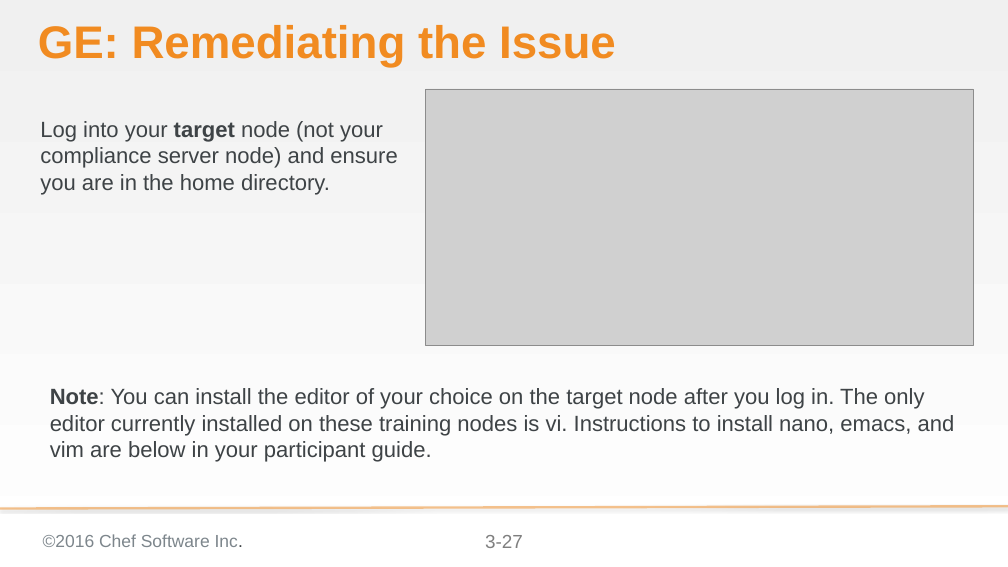
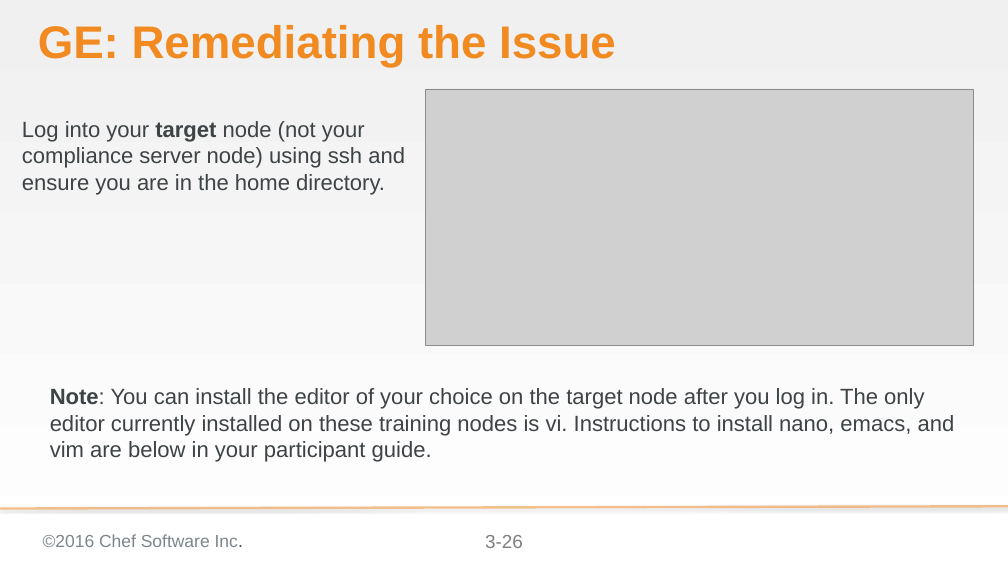
Before and after one commit to bchamby/chef-compliance-installation-configuration-operation, a slide deck: slide 26 of 03-initial-configuration-scans.pptx (slide 27 before the commit). Drawn at 1008x567 pixels with LibreOffice and Linux fonts; fonts in the diff are those of the drawing; grey boxes stand for pictures; background and template pictures are left out. Boxes give left, top, right and bottom in pixels: in the first picture for what was removed or moved away, otherwise in the second. Text is boxed around its words. In the diff, an @@ line names an element or a change of style, - is before the commit and + after.

```diff
--- a/03-initial-configuration-scans.pptx
+++ b/03-initial-configuration-scans.pptx
@@ text at box(22, 121, 405, 195): text changed @@
-Log into your target node (not your compliance server node) and ensure you are in the home directory.
+Log into your target node (not your compliance server node) using ssh and ensure you are in the home directory.
@@ page number at box(485, 535, 523, 548): text changed @@
-3-27
+3-26
```
Also in this commit, not shown: 9 other slides changed, 1 slide added, 2 slides removed.
